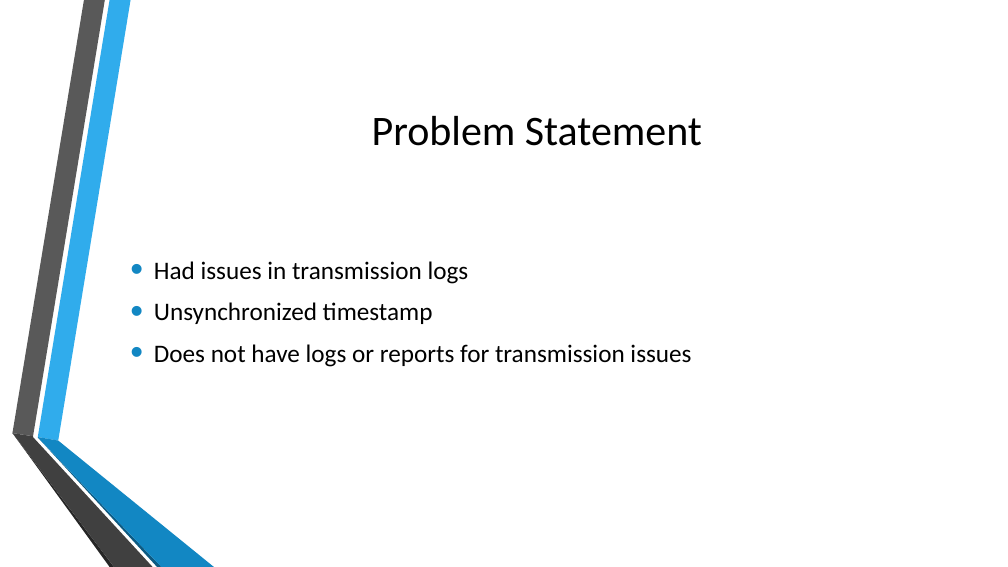
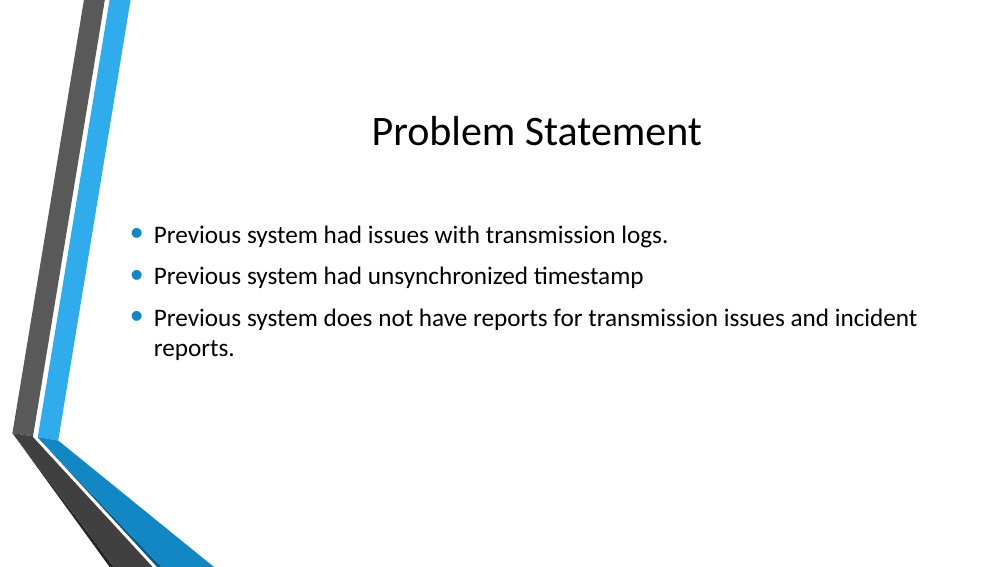
Before and after one commit to pldolot/apc-quality-cn131df131ss132-06, a slide deck: slide 3 of documentation/softdev/Support and Command Center.pptx. Drawn at 1008x567 pixels with LibreOffice and Linux fonts; fonts in the diff are those of the drawing; background and template pictures are left out. Boxes give left, top, right and bottom in pixels: in the first picture for what was removed or moved away, otherwise in the second. Text is boxed around its words. In the diff, an @@ line names an element or a change of style, - is before the commit and + after.

```diff
--- a/documentation/softdev/Support and Command Center.pptx
+++ b/documentation/softdev/Support and Command Center.pptx
@@ text at <box>154,225,918,360</box>: text changed @@
-• Had issues in transmission logs
-• Unsynchronized timestamp
-• Does not have logs or reports for transmission issues
+• Previous system had issues with transmission logs.
+• Previous system had unsynchronized timestamp
+• Previous system does not have reports for transmission issues and incident reports.
```
Also in this commit, not shown: 2 other slides changed, 2 slides added, 2 other files.
